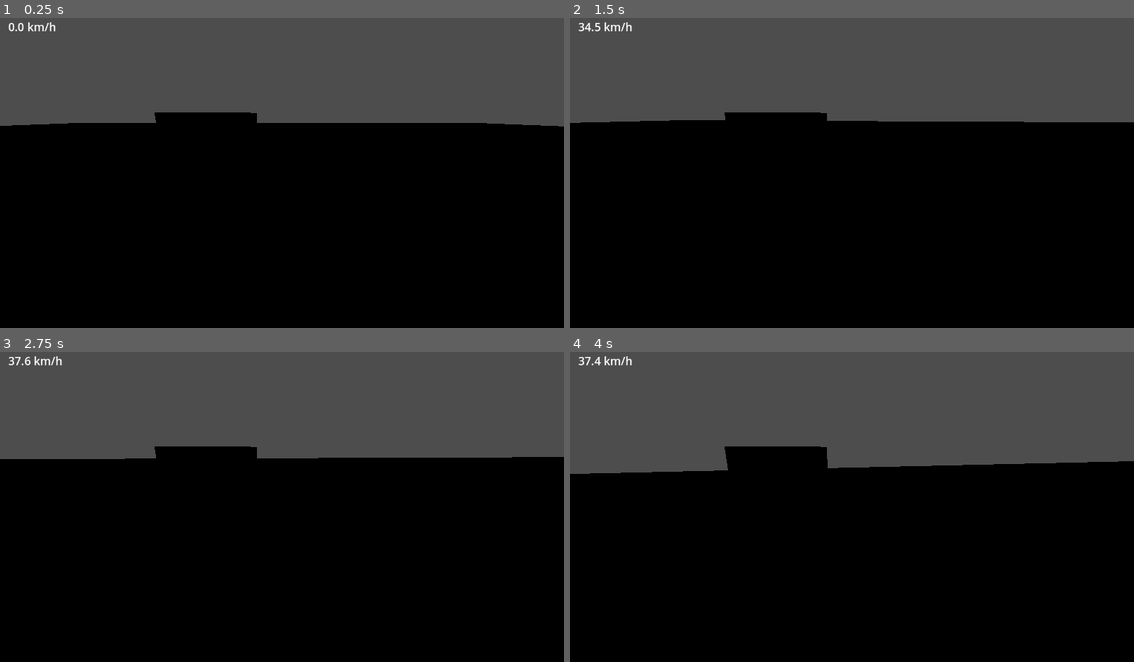
Above: before the commit, frames 1-4 (two rows, left to right).
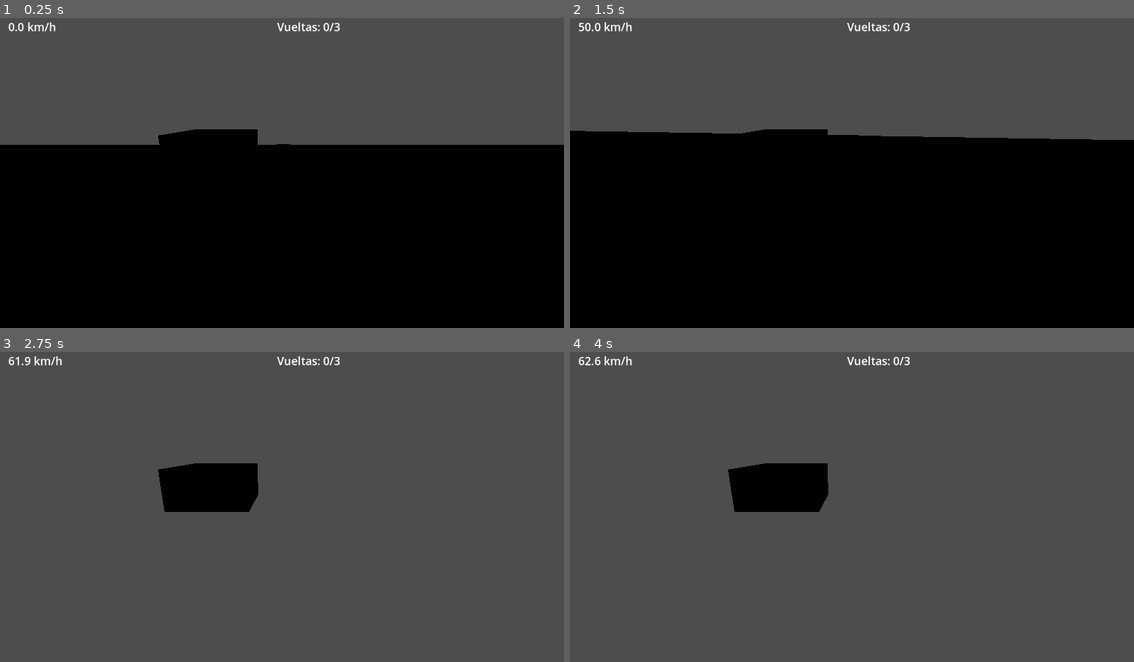
Above: after the commit, the same moments.

Repository: cjarango/Run-for-the-World
Game: Godot game, scene res://Scenes/main.tscn
Same seed, same stepped clock (60 frames per second), same inputs: the game is played once before the commit and once after it.
Inputs (mouse positions are in pixels of both pictures, inside the frame that each line leads up to):
- Up to frame 1 (0.25 s): no input
- Up to frame 2 (1.5 s): tap Enter at 0.5 s; move the mouse to (880, 169) at 0.52 s; hold W (move_forward) from 0.53 s (still down); move the mouse to (823, 169) at 1.27 s
- Up to frame 3 (2.75 s): keep holding W (move_forward); move the mouse to (293, 497) at 2.02 s
- Up to frame 4 (4 s): keep holding W (move_forward); move the mouse to (846, 510) at 2.77 s; move the mouse to (891, 507) at 3.52 s

The runs differ from the first frame. In frame 1, 6.8% of the frame differs, in the area x 0-100%, y 1-41%; in frame 2, 5.0%; in frame 3, 64%, in the area x 0-100%, y 1-100%; in frame 4, 62%.

Commit message:
Fieat iLap Counter and Timer Added

Diff:
--- /dev/null
+++ b/Scenes/area_3d.gd
@@ -0,0 +1,52 @@
+extends Area3D
+
+@onready var Labcounter_label = get_node("/root/Main/CanvasLayer/Label2")
+@onready var Timer_label = get_node("/root/Main/CanvasLayer/Timer")
+var vueltas_completadas := -1
+var max_vueltas := 3
+var checkpoint_pasado := true
+var tiempo_inicio := 0.0
+var tiempo_final := 0.0
+var carrera_en_curso := false
+
+func _ready():
+	connect("body_entered", _on_body_entered)
+	# Inicia el cronómetro al comenzar el juego
+	iniciar_cronometro()
+
+func _process(delta):
+	if carrera_en_curso:
+		actualizar_cronometro()
+
+func _on_body_entered(body):
+	if body.name == "CuboPrueba" and body.is_in_group("Player"):
+		if checkpoint_pasado:
+			vueltas_completadas += 1
+			actualizar_contador()
+			checkpoint_pasado = false
+
+			if vueltas_completadas >= max_vueltas:
+				finalizar_carrera()
+			else:
+				print("¡Vuelta válida! (" + str(vueltas_completadas) + "/" + str(max_vueltas) + ")")
+		else:
+			print("¡Trampa detectada!")
+
+func iniciar_cronometro():
+	tiempo_inicio = Time.get_ticks_msec()
+	carrera_en_curso = true
+	Timer_label.text = "Tiempo: 0.00s"
+
+func actualizar_cronometro():
+	var tiempo_actual = (Time.get_ticks_msec() - tiempo_inicio) / 1000.0
+	Timer_label.text = "Tiempo: %.2fs" % tiempo_actual
+
+func finalizar_carrera():
+	tiempo_final = (Time.get_ticks_msec() - tiempo_inicio) / 1000.0
+	carrera_en_curso = false
+	Timer_label.text = "Final: %.2fs" % tiempo_final
+	print("¡Carrera completada en ", tiempo_final, " segundos! 🏁")
+	Input.set_mouse_mode(Input.MOUSE_MODE_VISIBLE)
+
+func actualizar_contador():
+	Labcounter_label.text = "Vueltas: %d/%d" % [vueltas_completadas, max_vueltas]
--- /dev/null
+++ b/Scenes/checkpoint.gd
@@ -0,0 +1,12 @@
+extends Area3D
+
+var meta_node  # Referencia al nodo de la meta
+
+func _ready():
+	meta_node = get_node("/root/Main/Meta")  # Ajusta la ruta según tu escena
+	connect("body_entered", _on_body_entered)
+
+func _on_body_entered(body):
+	if body.name == "CuboPrueba" and body.is_in_group("Player"):
+		meta_node.checkpoint_pasado = true  # Marca que el jugador pasó el checkpoint
+		print("Checkpoint alcanzado ✅")
--- a/Scenes/cubo_prueba.gd
+++ b/Scenes/cubo_prueba.gd
@@ -4,11 +4,11 @@
 @export var max_engine_force := 2000.0  # Fuerza ajustada para escala Godot
 @export var mass := 60.0  # Masa más ligera para respuesta rápida
 @export var drag_coefficient := 0.002  # Resistencia aerodinámica reducida
-@export var rolling_resistance := 10.0  # Fricción ajustada
+@export var rolling_resistance := 5.0  # Fricción ajustada
 
 # 🎮 Control
 @export var mouse_sensitivity := 0.003
-@export var gravity := 30.0
+@export var gravity := 9.81
 
 @onready var speedometer_label = get_node("/root/Main/CanvasLayer/Label")
 
@@ -26,6 +26,7 @@
 		rotation.y = yaw
 	if event is InputEventKey and event.pressed and event.keycode == KEY_ESCAPE:
 		Input.set_mouse_mode(Input.MOUSE_MODE_VISIBLE)
+
 
 func _physics_process(delta):
 	apply_gravity(delta)
@@ -56,8 +57,8 @@
 
 	# Fricción en el suelo
 	if is_on_floor():
-		velocity.x *= 0.95
-		velocity.z *= 0.95
+		velocity.x *= 0.97
+		velocity.z *= 0.97
 
 func update_speedometer():
 	if speedometer_label:
--- a/Scenes/main.tscn
+++ b/Scenes/main.tscn
@@ -1,6 +1,8 @@
-[gd_scene load_steps=13 format=3 uid="uid://dpj3o3wod6hbh"]
+[gd_scene load_steps=21 format=3 uid="uid://dpj3o3wod6hbh"]
 
 [ext_resource type="Script" uid="uid://gq2yff4fkuoy" path="res://Scenes/cubo_prueba.gd" id="1_jjgbg"]
+[ext_resource type="Script" uid="uid://du2815knplevd" path="res://Scenes/area_3d.gd" id="2_bo1nx"]
+[ext_resource type="Script" uid="uid://cc4pordw6j0td" path="res://Scenes/checkpoint.gd" id="3_8gbba"]
 
 [sub_resource type="WorldBoundaryShape3D" id="WorldBoundaryShape3D_7u77a"]
 
@@ -14,8 +16,10 @@
 albedo_color = Color(0.525037, 0.514794, 5.77569e-07, 1)
 
 [sub_resource type="BoxMesh" id="BoxMesh_jjgbg"]
+size = Vector3(1, 0.5, 1)
 
 [sub_resource type="BoxShape3D" id="BoxShape3D_bo1nx"]
+size = Vector3(1, 0.5, 1)
 
 [sub_resource type="PrismMesh" id="PrismMesh_jjgbg"]
 left_to_right = 1.0
@@ -33,22 +37,106 @@
 [sub_resource type="LabelSettings" id="LabelSettings_jjgbg"]
 font_size = 23
 
+[sub_resource type="LabelSettings" id="LabelSettings_8gbba"]
+font_size = 23
+
+[sub_resource type="LabelSettings" id="LabelSettings_jjvhh"]
+line_spacing = 0.0
+font_size = 23
+
+[sub_resource type="StandardMaterial3D" id="StandardMaterial3D_8gbba"]
+albedo_color = Color(0.789498, 1, 0.688815, 1)
+
+[sub_resource type="PlaneMesh" id="PlaneMesh_jjvhh"]
+material = SubResource("StandardMaterial3D_8gbba")
+size = Vector2(1, 25.7)
+
+[sub_resource type="BoxShape3D" id="BoxShape3D_jjvhh"]
+resource_local_to_scene = true
+size = Vector3(1, 3, 25.532)
+
+[sub_resource type="BoxShape3D" id="BoxShape3D_kry3j"]
+size = Vector3(26, 6, 1)
+
 [node name="Main" type="Node3D"]
-transform = Transform3D(1, 0, 0, 0, 1, 0, 0, 0, 1, -0.0563297, 2.46571, 4.41963)
 
 [node name="Piso" type="StaticBody3D" parent="."]
 
 [node name="CollisionShape3D" type="CollisionShape3D" parent="Piso"]
-transform = Transform3D(4, 0, 0, 0, 4, 0, 0, 0, 4, 0, 0, 0)
+transform = Transform3D(4, 0, 0, 0, 4, 0, 0, 0, 1.30131, 0, 0, 0)
 shape = SubResource("WorldBoundaryShape3D_7u77a")
 
 [node name="MeshInstance3D" type="MeshInstance3D" parent="Piso"]
-transform = Transform3D(1, 0, 0, 0, 1, 0, 0, 0, 1, 0.00425243, -0.0235875, 0.0215549)
-material_override = SubResource("StandardMaterial3D_7u77a")
-mesh = SubResource("PlaneMesh_jjgbg")
-
-[node name="CuboPrueba" type="CharacterBody3D" parent="."]
+transform = Transform3D(1, 0, 0, 0, 1, 0, 0, 0, 0.322452, 0.00425243, -0.0235875, 0.0215549)
+material_override = SubResource("StandardMaterial3D_7u77a")
+mesh = SubResource("PlaneMesh_jjgbg")
+
+[node name="Piso5" type="StaticBody3D" parent="."]
+transform = Transform3D(1, 0, 0, 0, 1, 0, 0, 0, 1, 0, 0, 54)
+
+[node name="CollisionShape3D" type="CollisionShape3D" parent="Piso5"]
+transform = Transform3D(4, 0, 0, 0, 4, 0, 0, 0, 1.30131, 0, 0, 0)
+shape = SubResource("WorldBoundaryShape3D_7u77a")
+
+[node name="MeshInstance3D" type="MeshInstance3D" parent="Piso5"]
+transform = Transform3D(1, 0, 0, 0, 1, 0, 0, 0, 0.322452, 0.00425243, -0.0235875, 0.0215549)
+material_override = SubResource("StandardMaterial3D_7u77a")
+mesh = SubResource("PlaneMesh_jjgbg")
+
+[node name="Piso2" type="StaticBody3D" parent="."]
+transform = Transform3D(1, 0, 0, 0, 1, 0, 0, 0, 1, 79.958, 0, 0)
+
+[node name="CollisionShape3D" type="CollisionShape3D" parent="Piso2"]
+transform = Transform3D(4, 0, 0, 0, 4, 0, 0, 0, 1.30131, 0, 0, 0)
+shape = SubResource("WorldBoundaryShape3D_7u77a")
+
+[node name="MeshInstance3D" type="MeshInstance3D" parent="Piso2"]
+transform = Transform3D(1, 0, 0, 0, 1, 0, 0, 0, 0.322452, 0.00425243, -0.0235875, 0.0215549)
+material_override = SubResource("StandardMaterial3D_7u77a")
+mesh = SubResource("PlaneMesh_jjgbg")
+
+[node name="Piso6" type="StaticBody3D" parent="."]
+transform = Transform3D(1, 0, 0, 0, 1, 0, 0, 0, 1, 79.958, 0, 54)
+
+[node name="CollisionShape3D" type="CollisionShape3D" parent="Piso6"]
+transform = Transform3D(4, 0, 0, 0, 4, 0, 0, 0, 1.30131, 0, 0, 0)
+shape = SubResource("WorldBoundaryShape3D_7u77a")
+
+[node name="MeshInstance3D" type="MeshInstance3D" parent="Piso6"]
+transform = Transform3D(1, 0, 0, 0, 1, 0, 0, 0, 0.322452, 0.00425243, -0.0235875, 0.0215549)
+material_override = SubResource("StandardMaterial3D_7u77a")
+mesh = SubResource("PlaneMesh_jjgbg")
+
+[node name="Piso3" type="StaticBody3D" parent="."]
+transform = Transform3D(-0.00104718, 0, -0.999999, 0, 1, 0, 0.999999, 0, -0.00104718, 132.958, 0, 27)
+
+[node name="CollisionShape3D" type="CollisionShape3D" parent="Piso3"]
+transform = Transform3D(4, 0, 0, 0, 4, 0, 0, 0, 1.30131, 0, 0, 0)
+shape = SubResource("WorldBoundaryShape3D_7u77a")
+
+[node name="MeshInstance3D" type="MeshInstance3D" parent="Piso3"]
+transform = Transform3D(1, 0, 0, 0, 1, 0, 0, 0, 0.322452, 0.00425243, -0.0235875, 0.0215549)
+material_override = SubResource("StandardMaterial3D_7u77a")
+mesh = SubResource("PlaneMesh_jjgbg")
+
+[node name="Piso4" type="StaticBody3D" parent="."]
+transform = Transform3D(-0.00104718, 0, -0.999999, 0, 1, 0, 0.999999, 0, -0.00104718, -53.05, 0, 27.077)
+
+[node name="CollisionShape3D" type="CollisionShape3D" parent="Piso4"]
+transform = Transform3D(4, 0, 0, 0, 4, 0, 0, 0, 1.30131, 0, 0, 0)
+shape = SubResource("WorldBoundaryShape3D_7u77a")
+
+[node name="MeshInstance3D" type="MeshInstance3D" parent="Piso4"]
+transform = Transform3D(1, 0, 0, 0, 1, 0, 0, 0, 0.322452, 0.00425243, -0.0235875, 0.0215549)
+material_override = SubResource("StandardMaterial3D_7u77a")
+mesh = SubResource("PlaneMesh_jjgbg")
+
+[node name="CuboPrueba" type="CharacterBody3D" parent="." groups=["Player"]]
 transform = Transform3D(1, 0, 0, 0, 1, 0, 0, 0, 1, 0, 2, 0)
+collision_layer = 3
+collision_mask = 3
+slide_on_ceiling = false
+floor_stop_on_slope = false
 script = ExtResource("1_jjgbg")
 
 [node name="MeshInstance3D" type="MeshInstance3D" parent="CuboPrueba"]
@@ -62,6 +150,7 @@
 transform = Transform3D(1, 0, 0, 0, 0.966685, 0.255969, 0, -0.255969, 0.966685, 0.890342, 0.46981, 2.83669)
 
 [node name="Rampa" type="StaticBody3D" parent="."]
+transform = Transform3D(1, 0, 0, 0, 1, 0, 0, 0, 1, 5.06253, 4.76837e-07, -10.7005)
 
 [node name="CSGMesh3D" type="CSGMesh3D" parent="Rampa"]
 transform = Transform3D(1, 0, 0, 0, 1, 0, 0, 0, 1, 9.318, 0.3, 20.342)
@@ -84,3 +173,38 @@
 offset_right = 139.0
 offset_bottom = 47.0
 label_settings = SubResource("LabelSettings_jjgbg")
+
+[node name="Label2" type="Label" parent="CanvasLayer"]
+offset_left = 566.0
+offset_top = 15.0
+offset_right = 850.0
+offset_bottom = 56.0
+label_settings = SubResource("LabelSettings_8gbba")
+
+[node name="Timer" type="Label" parent="CanvasLayer"]
+offset_left = 1154.0
+offset_top = 11.0
+offset_right = 1399.0
+offset_bottom = 50.0
+label_settings = SubResource("LabelSettings_jjvhh")
+
+[node name="Meta" type="Area3D" parent="."]
+transform = Transform3D(1, 0, 0, 0, 1, 0, 0, 0, 1, 1, 0, 0)
+collision_layer = 3
+collision_mask = 3
+collision_priority = 100.0
+script = ExtResource("2_bo1nx")
+
+[node name="MeshInstance3D" type="MeshInstance3D" parent="Meta"]
+mesh = SubResource("PlaneMesh_jjvhh")
+
+[node name="CollisionShape3D" type="CollisionShape3D" parent="Meta"]
+transform = Transform3D(1, 0, 0, 0, 1, 0, 0, 0, 1, 0, 0.05, 0.024)
+shape = SubResource("BoxShape3D_jjvhh")
+
+[node name="Checkpoint" type="Area3D" parent="."]
+script = ExtResource("3_8gbba")
+
+[node name="CollisionShape3D" type="CollisionShape3D" parent="Checkpoint"]
+transform = Transform3D(1, 0, 0, 0, 1, 0, 0, 0, 1, -53.1564, 0.05, 19.1787)
+shape = SubResource("BoxShape3D_kry3j")
--- a/project.godot
+++ b/project.godot
@@ -14,6 +14,10 @@
 run/main_scene="uid://dpj3o3wod6hbh"
 config/features=PackedStringArray("4.4", "Forward Plus")
 config/icon="res://icon.svg"
+
+[global_group]
+
+Player=""
 
 [input]
 
Not shown, added: Scenes/area_3d.gd.uid
Not shown, added: Scenes/checkpoint.gd.uid
